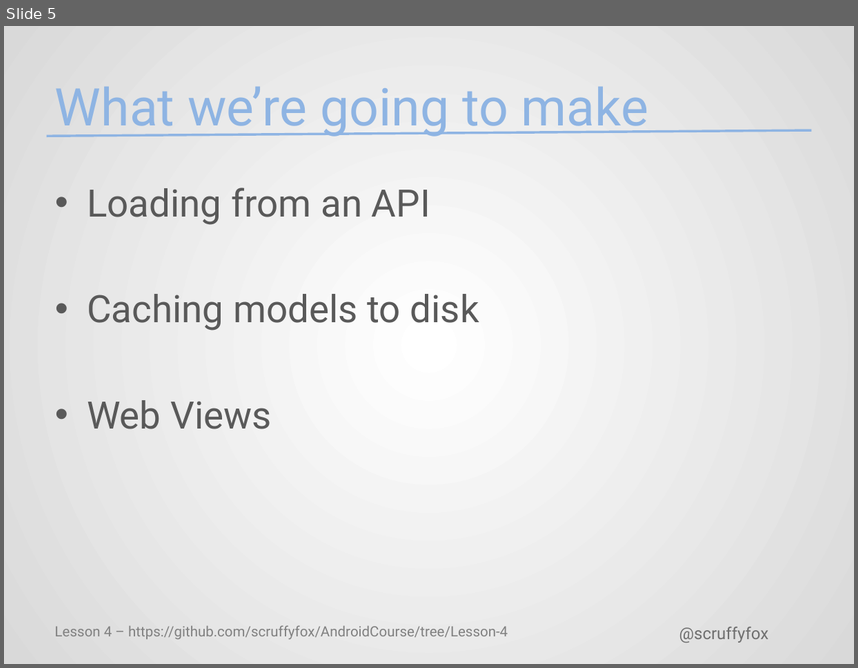
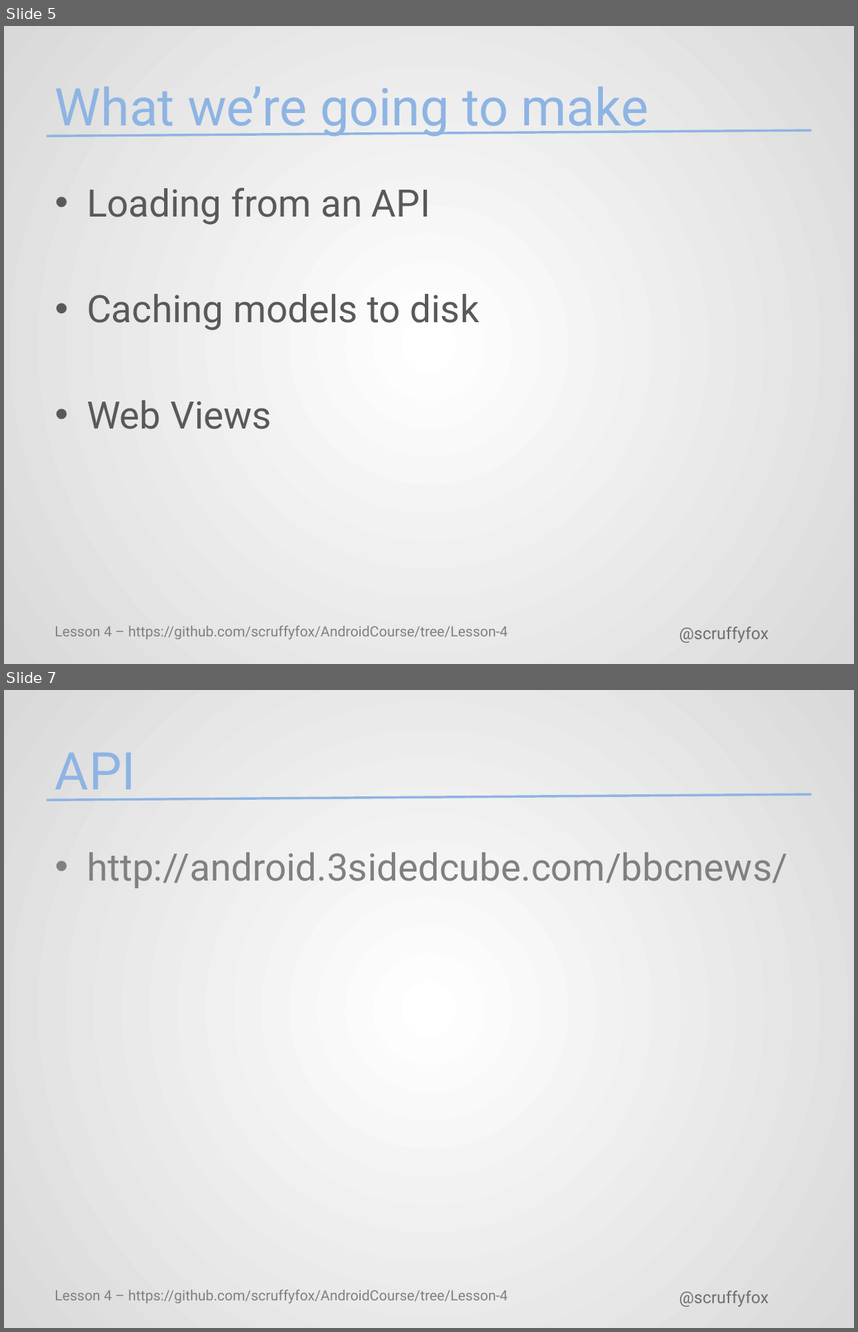
Before and after one commit to scruffyfox/AndroidCourse, a slide deck: pptx/Lesson4.pptx. Shown one above the other, each under a label of ours: slide 5 before the commit, slides 5 and 7 after it; the slides between them are not shown. The pictures are 858x668 and 858x1332 pixels, drawn with LibreOffice and Linux fonts; fonts in the diff are those of the drawing; background and template pictures are left out. Boxes give left, top, right and bottom in pixels: in the first picture for what was removed or moved away, otherwise in the second. Text is boxed around its words. In the diff, an @@ line names an element or a change of style, - is before the commit and + after.

```diff
--- a/pptx/Lesson4.pptx
+++ b/pptx/Lesson4.pptx
@@ slide 7 added at [4,690,854,1328], background gradient #FFFFFF to #D9D9D9; not listed: 3 template elements that a slide beside it also shows @@
@@ title added at [55,752,136,801], 44 pt, text #8EB4E3 @@
+API
@@ text added at [87,852,788,888], 32 pt, text #808080 @@
+• http://android.3sidedcube.com/bbcnews/
```
Also in this commit, not shown: 1 other slide added.
